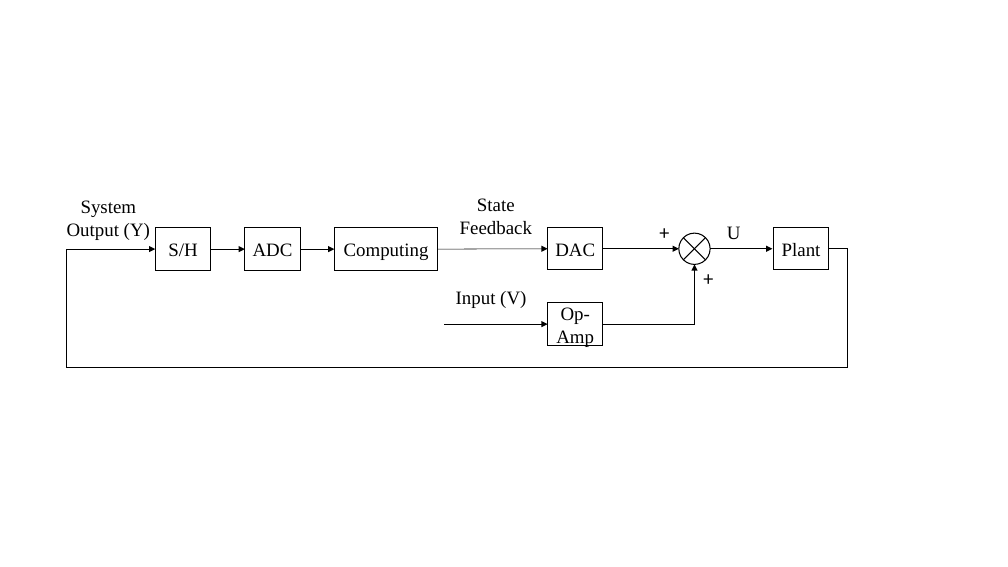
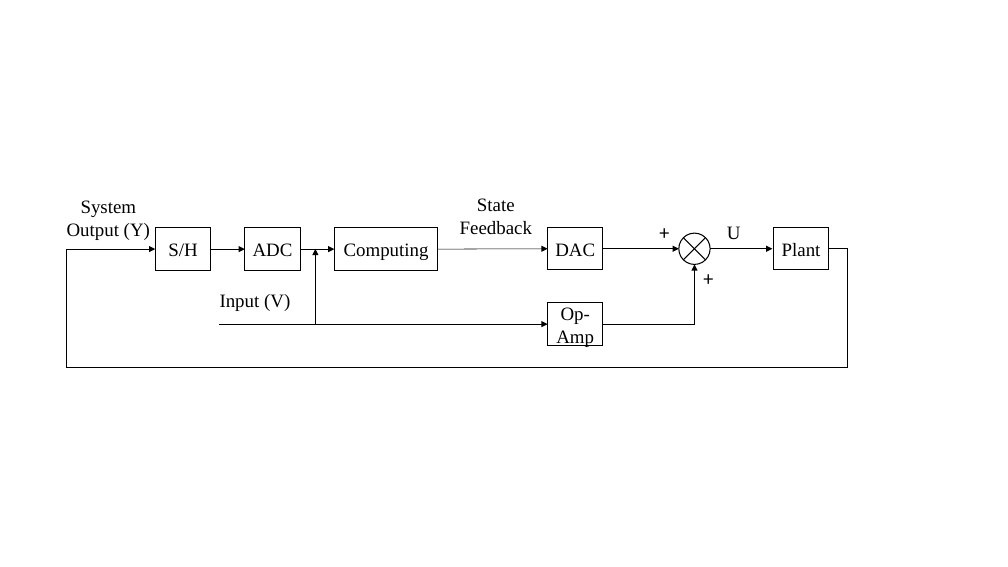
Before and after one commit to Vehshanaan/ACaD-Coursework, a slide deck: slide 2 of Report/pics/框图.pptx. Drawn at 1008x567 pixels with LibreOffice and Linux fonts; fonts in the diff are those of the drawing. Boxes give left, top, right and bottom in pixels: in the first picture for what was removed or moved away, otherwise in the second. Text is boxed around its words. In the diff, an @@ line names an element or a change of style, - is before the commit and + after.

```diff
--- a/Report/pics/框图.pptx
+++ b/Report/pics/框图.pptx
@@ arrow added from (315, 324) to (315, 249), #000000 0.5 pt @@
@@ text "Input (V)": place and size @@
-text "Input (V)" at box(456, 291, 526, 308)
+text "Input (V)" at box(220, 294, 290, 311)
@@ arrow moved from (444, 324) - (547, 324) to (219, 324) - (547, 324) @@
```
Also in this commit, not shown: 1 other file.
